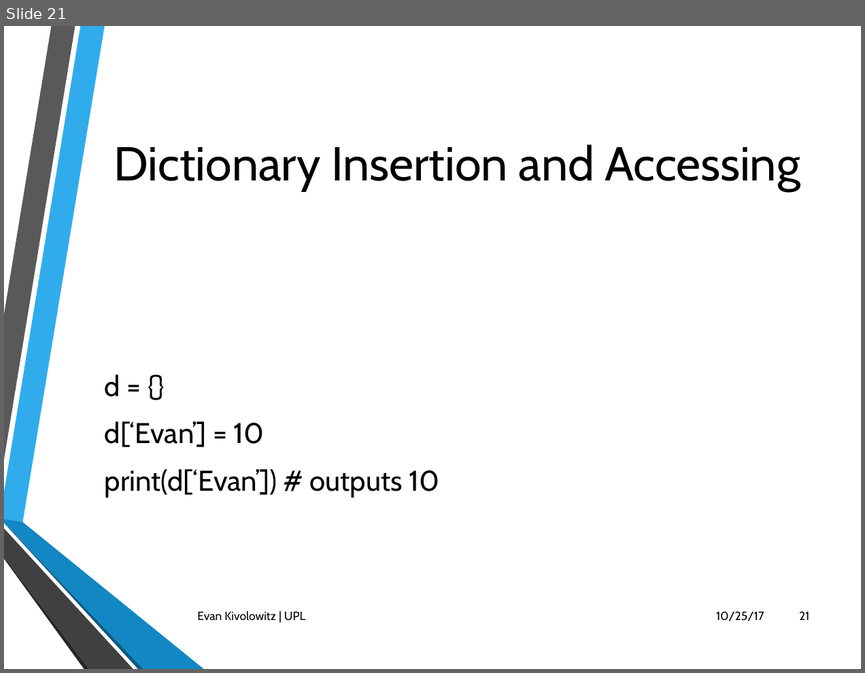
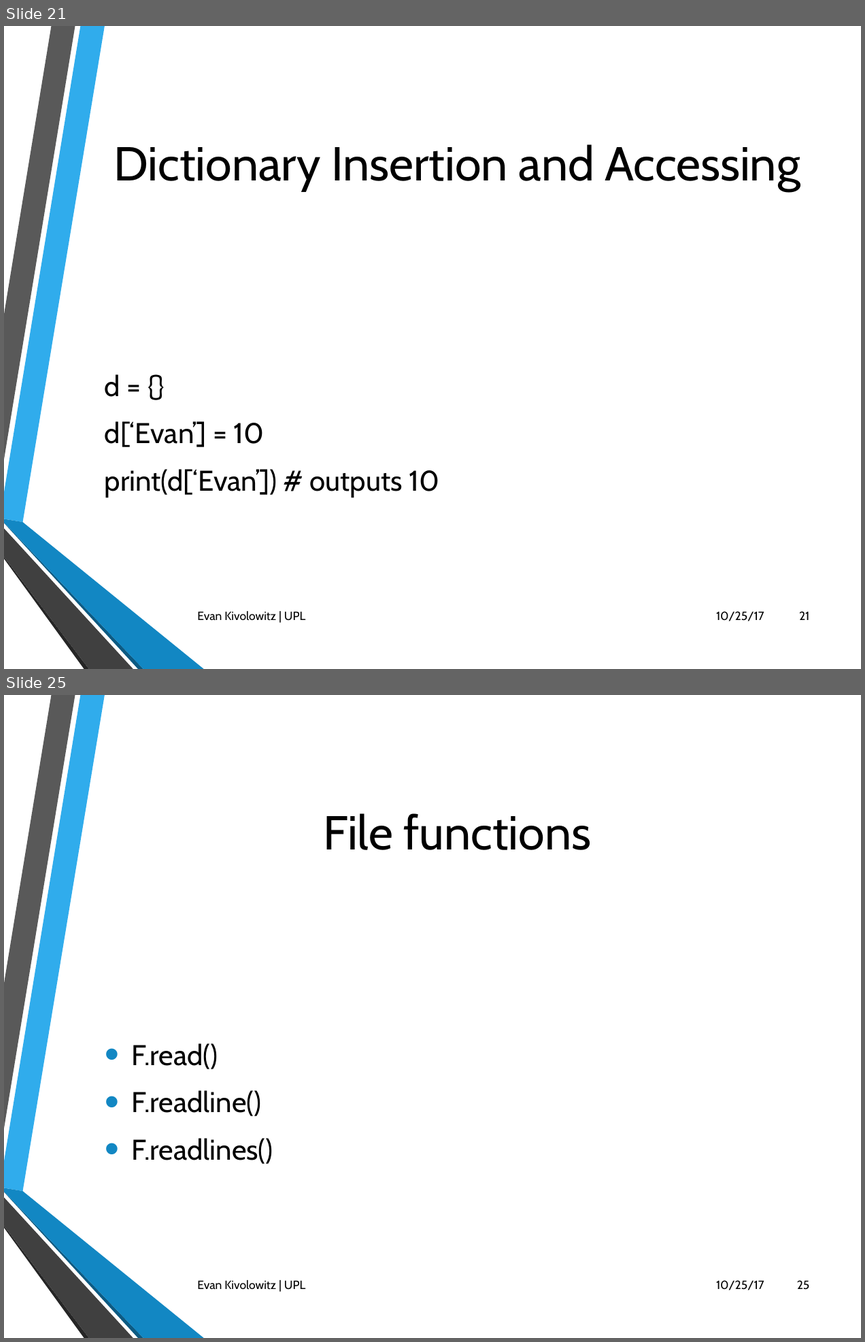
Before and after one commit to ekivolowitz/PythonTalk, a slide deck: Python.pptx. Shown one above the other, each under a label of ours: slide 21 before the commit, slides 21 and 25 after it; the slides between them are not shown. The pictures are 865x673 and 865x1342 pixels, drawn with LibreOffice and Linux fonts; fonts in the diff are those of the drawing; background and template pictures are left out. Boxes give left, top, right and bottom in pixels: in the first picture for what was removed or moved away, otherwise in the second. Text is boxed around its words. In the diff, an @@ line names an element or a change of style, - is before the commit and + after.

```diff
--- a/Python.pptx
+++ b/Python.pptx
@@ slide 25 added at [4, 695, 861, 1338], background picture (left out); not listed: 6 template elements that a slide beside it also shows @@
@@ title added at [323, 813, 592, 850], 40 pt, text #000000 @@
+File functions
@@ text added at [131, 1043, 273, 1164], 24 pt, text #000000 @@
+• F.read()
+• F.readline()
+• F.readlines()
@@ text added at [197, 1280, 305, 1289], 10 pt, text #000000 @@
+Evan Kivolowitz | UPL
@@ text added at [716, 1280, 764, 1290], 10 pt, text #000000 @@
+10/25/17
@@ page number added at [797, 1280, 810, 1289], 10 pt, text #000000 @@
+25
```
Also in this commit, not shown: 3 slides changed, 7 other slides added, 14 other files.
